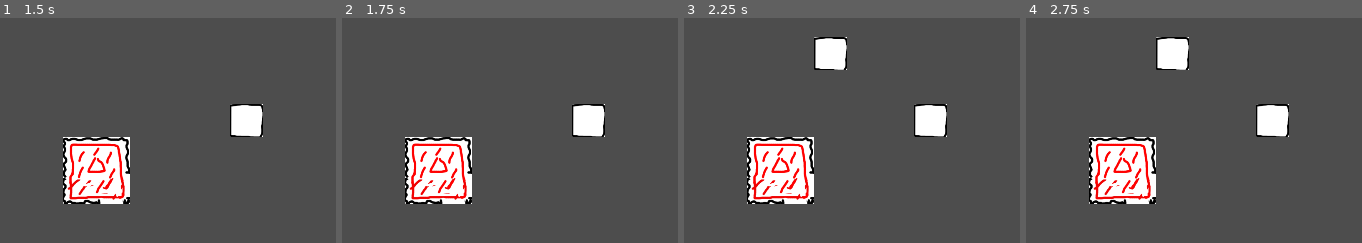
Above: before the commit, frames 1-4 (left to right).
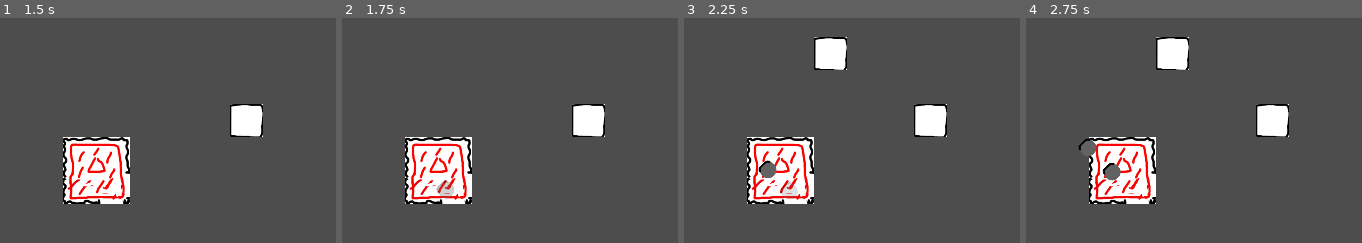
Above: after the commit, the same moments.

Repository: adotrdot/Endour-Gemastik2023
Game: Godot game, scene res://scenes/main.tscn
Two runs of this game, one before a commit and one after it. Both use one fixed random seed, a clock stepped at 60 frames per second and the inputs below.
Inputs (mouse positions are % of the whole screen's width and height, from its top left):
- Up to frame 1 (1.5 s): tap Enter at 0.5 s; move the mouse to (86, 45) at 0.52 s; tap Z (test_place_asrama) at 0.6 s; click (86, 45) at 0.67 s; tap X (test_place_kampus) at 0.8, 1.35 s; tap Space at 1.25 s; move the mouse to (36, 55) at 1.27 s; click (36, 55) at 1.42 s
- Up to frame 2 (1.75 s): tap C (test_summon_student, bound only after the commit) at 1.55 s
- Up to frame 3 (2.25 s): tap Enter at 2 s; move the mouse to (71, 28) at 2.02 s; tap C (test_summon_student, bound only after the commit) at 2.1 s; click (71, 28) at 2.17 s
- Up to frame 4 (2.75 s): tap Z (test_place_asrama) at 2.3 s
The pictures show only the part of the screen within x 50-100%, y 24-74%; the shares and areas given below are measured in that part.

Frame 1 is identical in both runs. In frame 2, 0.3% of the frame differs, in the area x 27-34%, y 72-80%; in frame 3, 0.6%, in the area x 22-34%, y 63-81%; in frame 4, 0.5%.
Error after the commit: Invalid access of index '1' on a base object of type: 'PackedVector2Array'. (res://scripts/character.gd:77)

Commit message:
prototipe 0.3.1 (prototipe memunculkan siswa)

Diff:
--- a/project.godot
+++ b/project.godot
@@ -51,6 +51,11 @@
 "events": [Object(InputEventKey,"resource_local_to_scene":false,"resource_name":"","device":-1,"window_id":0,"alt_pressed":false,"shift_pressed":false,"ctrl_pressed":false,"meta_pressed":false,"pressed":false,"keycode":0,"physical_keycode":88,"key_label":0,"unicode":120,"echo":false,"script":null)
 ]
 }
+test_summon_student={
+"deadzone": 0.5,
+"events": [Object(InputEventKey,"resource_local_to_scene":false,"resource_name":"","device":-1,"window_id":0,"alt_pressed":false,"shift_pressed":false,"ctrl_pressed":false,"meta_pressed":false,"pressed":false,"keycode":0,"physical_keycode":67,"key_label":0,"unicode":99,"echo":false,"script":null)
+]
+}
 
 [layer_names]
 
--- a/scenes/pathfinding_test.tscn
+++ b/scenes/pathfinding_test.tscn
@@ -11,10 +11,6 @@
 [node name="TileMap" parent="." instance=ExtResource("1_mvq6i")]
 layer_0/tile_data = PackedInt32Array(196612, 0, 0, 393235, 0, 0, 262146, 65536, 3, 262147, 131072, 3, 262148, 131072, 2 …(568 unchanged characters)…
 layer_1/name = ""
-layer_1/enabled = true
-layer_1/modulate = Color(1, 1, 1, 1)
-layer_1/y_sort_enabled = false
-layer_1/y_sort_origin = 0
 layer_1/z_index = 1
 layer_1/tile_data = PackedInt32Array(327698, 2, 0, 393234, 2, 1, 327699, 65538, 0, 393235, 65538, 1, 327700, 131074, 0, 393236, 131074, 1, 131075, 1, 0, 196611, 1, 1, 131076, 65537, 0, 196612, 65537, 1)
 script = ExtResource("2_e8fyr")
--- a/scenes/siswa.tscn
+++ b/scenes/siswa.tscn
@@ -1,7 +1,106 @@
-[gd_scene load_steps=3 format=3 uid="uid://btb8f2vdwdyxg"]
+[gd_scene load_steps=8 format=3 uid="uid://btb8f2vdwdyxg"]
 
 [ext_resource type="Script" path="res://scripts/character.gd" id="1_8y32o"]
 [ext_resource type="Texture2D" uid="uid://cnagufek4mwjy" path="res://assets/siswa/siswa.png" id="2_ixsd6"]
+
+[sub_resource type="Animation" id="Animation_35nw4"]
+resource_name = "berangkat"
+length = 0.5
+tracks/0/type = "value"
+tracks/0/imported = false
+tracks/0/enabled = true
+tracks/0/path = NodePath("Sprite2D:modulate")
+tracks/0/interp = 1
+tracks/0/loop_wrap = true
+tracks/0/keys = {
+"times": PackedFloat32Array(0, 0.5),
+"transitions": PackedFloat32Array(1, 1),
+"update": 0,
+"values": [Color(1, 1, 1, 0), Color(1, 1, 1, 1)]
+}
+
+[sub_resource type="Animation" id="Animation_sxh1r"]
+length = 0.001
+tracks/0/type = "value"
+tracks/0/imported = false
+tracks/0/enabled = true
+tracks/0/path = NodePath("Sprite2D:modulate")
+tracks/0/interp = 1
+tracks/0/loop_wrap = true
+tracks/0/keys = {
+"times": PackedFloat32Array(0),
+"transitions": PackedFloat32Array(1),
+"update": 0,
+"values": [Color(1, 1, 1, 0)]
+}
+
+[sub_resource type="Animation" id="Animation_enskb"]
+resource_name = "sampai_kampus"
+length = 0.5
+tracks/0/type = "value"
+tracks/0/imported = false
+tracks/0/enabled = true
+tracks/0/path = NodePath("Sprite2D:modulate")
+tracks/0/interp = 1
+tracks/0/loop_wrap = true
+tracks/0/keys = {
+"times": PackedFloat32Array(0, 0.5),
+"transitions": PackedFloat32Array(1, 1),
+"update": 0,
+"values": [Color(1, 1, 1, 1), Color(1, 1, 1, 0)]
+}
+tracks/1/type = "method"
+tracks/1/imported = false
+tracks/1/enabled = true
+tracks/1/path = NodePath(".")
+tracks/1/interp = 1
+tracks/1/loop_wrap = true
+tracks/1/keys = {
+"times": PackedFloat32Array(0.5),
+"transitions": PackedFloat32Array(1),
+"values": [{
+"args": [],
+"method": &"send_signal_kampus"
+}]
+}
+
+[sub_resource type="Animation" id="Animation_hgq4r"]
+resource_name = "sampai_asrama"
+length = 0.5
+tracks/0/type = "value"
+tracks/0/imported = false
+tracks/0/enabled = true
+tracks/0/path = NodePath("Sprite2D:modulate")
+tracks/0/interp = 1
+tracks/0/loop_wrap = true
+tracks/0/keys = {
+"times": PackedFloat32Array(0, 0.5),
+"transitions": PackedFloat32Array(1, 1),
+"update": 0,
+"values": [Color(1, 1, 1, 1), Color(1, 1, 1, 0)]
+}
+tracks/1/type = "method"
+tracks/1/imported = false
+tracks/1/enabled = true
+tracks/1/path = NodePath(".")
+tracks/1/interp = 1
+tracks/1/loop_wrap = true
+tracks/1/keys = {
+"times": PackedFloat32Array(0.5),
+"transitions": PackedFloat32Array(1),
+"values": [{
+"args": [],
+"method": &"send_signal_asrama"
+}]
+}
+
+[sub_resource type="AnimationLibrary" id="AnimationLibrary_ibrbo"]
+_data = {
+"RESET": SubResource("Animation_sxh1r"),
+"berangkat": SubResource("Animation_35nw4"),
+"sampai_asrama": SubResource("Animation_hgq4r"),
+"sampai_kampus": SubResource("Animation_enskb")
+}
 
 [node name="Siswa" type="Marker2D"]
 z_index = 2
@@ -9,6 +108,18 @@
 script = ExtResource("1_8y32o")
 
 [node name="Sprite2D" type="Sprite2D" parent="."]
+modulate = Color(1, 1, 1, 0)
 position = Vector2(0, -20)
 rotation = -1.5708
 texture = ExtResource("2_ixsd6")
+
+[node name="AnimationPlayer" type="AnimationPlayer" parent="."]
+libraries = {
+"": SubResource("AnimationLibrary_ibrbo")
+}
+
+[node name="Timer" type="Timer" parent="."]
+wait_time = 2.0
+one_shot = true
+
+[connection signal="timeout" from="Timer" to="." method="_on_timer_timeout"]
--- a/scripts/Level.gd
+++ b/scripts/Level.gd
@@ -5,7 +5,14 @@
 @onready var tilemap = $TileMap
 
 var _test_asrama = true
+var _test_asrama_coord = Vector2(0,0)
 var _test_kampus = true
+var _test_kampus_coord = Vector2(800,800)
+var _test_student = true
+var _test_student_queue = Array()
+var _test_start_point = PackedVector2Array()
+var _test_end_point = PackedVector2Array()
+var _test_student_res = preload("res://scenes/siswa.tscn")
 
 func _ready():
 	pass
@@ -14,11 +21,21 @@
 func _process(delta):
 	if _test_asrama:
 		if Input.is_action_just_pressed("test_place_asrama"):
-			tilemap.place_asrama(Vector2(0,0))
+			# letakkan tile asrama dan dapatkan posisi gerbang
+			_test_start_point.append(tilemap.place_asrama(Vector2(0,0)))
 			_test_asrama = false
-	if Input.is_action_just_pressed("test_place_kampus"):
-		tilemap.place_kampus(Vector2(800,800))
-		_test_kampus = false
+	if _test_kampus:
+		if Input.is_action_just_pressed("test_place_kampus"):
+			# letakkan tile kampus dan dapatkan posisi gerbang
+			_test_end_point.append(tilemap.place_kampus(Vector2(800,800)))
+			_test_kampus = false
+	if _test_student:
+		if Input.is_action_just_pressed("test_summon_student"):
+			_test_student_queue.append(_test_student_res.instantiate())
+			_test_student_queue.back().index = _test_student_queue.size()-1
+			_test_student_queue.back().position = tilemap.map_to_local(_test_start_point[0])
+			add_child(_test_student_queue.back())
+			_test_student_queue.back().berangkat(_test_start_point[0], _test_end_point[0])
 
 	mousepos = get_local_mouse_position()
 	if can_place:
--- a/scripts/character.gd
+++ b/scripts/character.gd
@@ -1,25 +1,34 @@
 extends Marker2D
 
 
-enum State { IDLE, TRAVEL }
+enum State { IDLE, BERANGKAT, PULANG }
 
 const MASS = 10.0
 const ARRIVAL_DISTANCE = 10.0
 
 var speed = 150.0
-var state = State.TRAVEL
+var state = State.IDLE
 var velocity = Vector2()
 
 @onready var tilemap = get_node("../TileMap")
 
+var index = 0
 var path = PackedVector2Array()
 var next_point = Vector2()
+var asal_asrama = Vector2i()
+var posisi_kampus = Vector2i()
+
+signal sampai_kampus
+signal sampai_asrama
 
 @onready var sprite = $Sprite2D
+@onready var anim = $AnimationPlayer
+@onready var timer = $Timer
 
 # Called when the node enters the scene tree for the first time.
 func _ready():
 	state = State.IDLE
+	sprite.set_modulate(Color(255,255,255,0))
 
 # Called every frame. 'delta' is the elapsed time since the previous frame.
 func _process(delta):
@@ -29,6 +38,12 @@
 	if arrived_to_next_point:
 		path.remove_at(0)
 		if path.is_empty():
+			if state == State.BERANGKAT:
+				# berhasil berangkat sampai kampus
+				anim.play("sampai_kampus")
+			else:
+				# berhasil pulang sampai asrama
+				anim.play("sampai_asrama")
 			state = State.IDLE
 			return
 		next_point = path[0]
@@ -43,7 +58,32 @@
 	return position.distance_to(local_position) < ARRIVAL_DISTANCE
 
 
+func berangkat(start_point, end_point):
+	asal_asrama = start_point
+	posisi_kampus = end_point
+	set_path(start_point, end_point)
+	state = State.BERANGKAT
+	anim.play("berangkat")
+
+
+func pulang(start_point, end_point):
+	set_path(start_point, end_point)
+	state = State.PULANG
+	anim.play("berangkat")
+
+
 func set_path(start_point, end_point):
 	path = tilemap.find_path(start_point, end_point)
 	next_point = path[1]
-	state = State.TRAVEL
+
+func send_signal_kampus():
+	sampai_kampus.emit()
+	timer.start()
+
+
+func send_signal_asrama():
+	sampai_asrama.emit()
+
+
+func _on_timer_timeout():
+	pulang(posisi_kampus, asal_asrama)
--- a/scripts/tilemap.gd
+++ b/scripts/tilemap.gd
@@ -1,4 +1,7 @@
 extends TileMap
+
+const TILE_SIZE = Vector2i(80,80)
+var astar = AStarGrid2D.new()
 
 var asrama_coords = PackedVector2Array()
 var asrama_atlas_coords = [Vector2i(0,0), Vector2i(0,1), Vector2i(1,0), Vector2i(1,1)]
@@ -33,6 +36,7 @@
 	for i in range(asrama_coords.size()):
 		set_cell(1,asrama_coords[i],1,asrama_atlas_coords[i])
 	set_cells_terrain_connect(0, [asrama_coords[-1]], 0, 0)
+	return asrama_coords[-1] # return koordinat gerbang
 
 
 func place_kampus(pos):
@@ -44,3 +48,24 @@
 	for i in range(kampus_coords.size()):
 		set_cell(1,kampus_coords[i],2,kampus_atlas_coords[i])
 	set_cells_terrain_connect(0, [kampus_coords[3]], 0, 0)
+	return kampus_coords[3] # return koordinat gerbang
+
+
+func find_path(start_point, end_point):
+	var map_size = get_used_rect().end
+
+	astar.size = map_size
+	astar.cell_size = TILE_SIZE
+	astar.offset = TILE_SIZE * 0.5
+	astar.default_compute_heuristic = AStarGrid2D.HEURISTIC_MANHATTAN
+	astar.default_estimate_heuristic = AStarGrid2D.HEURISTIC_MANHATTAN
+	astar.diagonal_mode = AStarGrid2D.DIAGONAL_MODE_NEVER
+	astar.update()
+
+	for i in map_size.x:
+		for j in map_size.y:
+			var pos = Vector2i(i,j)
+			if get_cell_source_id(0, pos) == -1:
+				astar.set_point_solid(pos)
+
+	return astar.get_point_path(start_point, end_point).duplicate()
